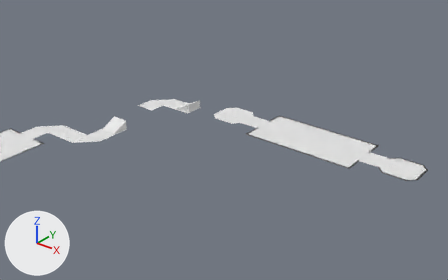
One commit to the Blender file StageData/Stage1/Stage_1_Ground.blend: the scene before it, then after it.
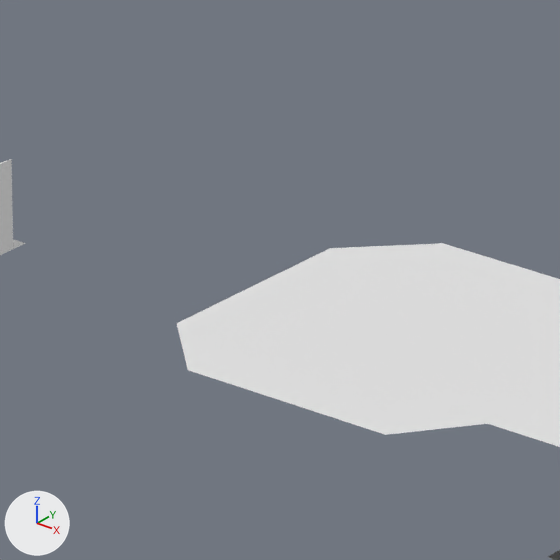
There are two pictures of each version: one whole from a camera (50 mm lens) standing at (286.4, -127.2, 151.7) and looking at (85.1, 124.5, -4.4), one close up on the part from 44% to 55% of the width and 31% to 48% of the height. Arrows for +X, +Y and +Z are at lower left; the lights stay in place.

The first close-up shows '平面.009', '平面.010', '平面.015'.
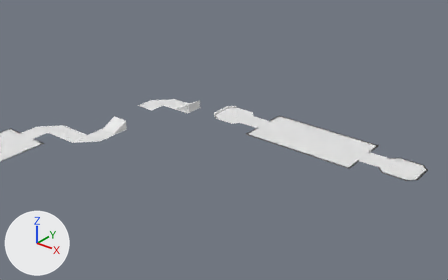
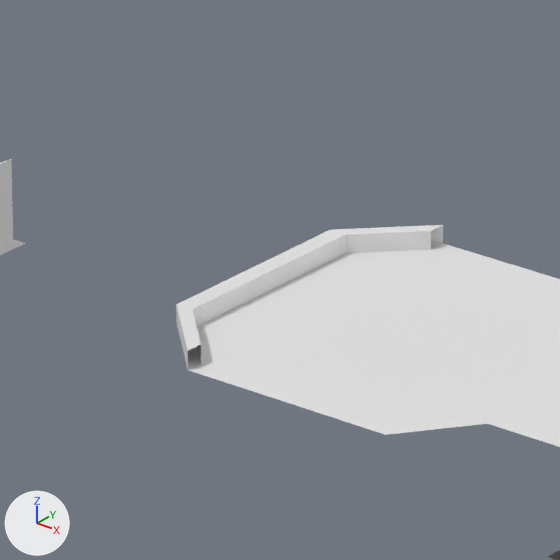
Where the change shows, as pixel boxes [x1, y1, x2, y2] in the close-ups (560 x 560 px):
```json
{"object": "平面.010", "change": "reshaped", "before": [177, 243, 560, 435], "after": [176, 225, 560, 435]}
{"part": 1, "of": "me_平面_018", "change": "built on", "before": [193, 249, 439, 367], "after": [176, 225, 443, 369]}
```

Scene script edits in JSON lines:
```json
{"block": "me_平面_018", "where": "# used by ob_平面_010; location = (88.0, 130.0, 10.0); rotation_euler = (0.0, 0.0, -1.571), in degrees (0, 0, -90)"}
{"op": "remove", "block": "me_平面_018", "code": "me_平面_018.from_pydata(...)  # 20 vertices, 11 faces; spans x -10.0..10.0, y -10.0..10.0, z 0.0"}
{"op": "add", "block": "me_平面_018", "code": "me_平面_018.from_pydata(...)  # 28 vertices, 20 faces; spans x -10.0..10.0, y -10.0..10.0, z 0.0..1.0"}
{"block": "me_平面_018", "change": "me_平面_018 part 1"}
{"block": "me_平面_018", "change": "2 faces are deleted"}
{"block": "me_平面_018", "change": "8 new vertices lie (0.0, 0.0, 1.0) away from vertices in x -10.0..10.0, y -10.0..-6.0, z 0.0"}
{"block": "me_平面_018", "change": "11 new faces join them"}
```
